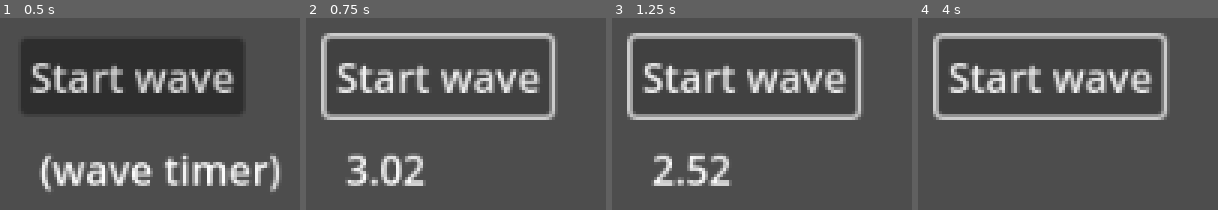
Above: before the commit, frames 1-4 (left to right).
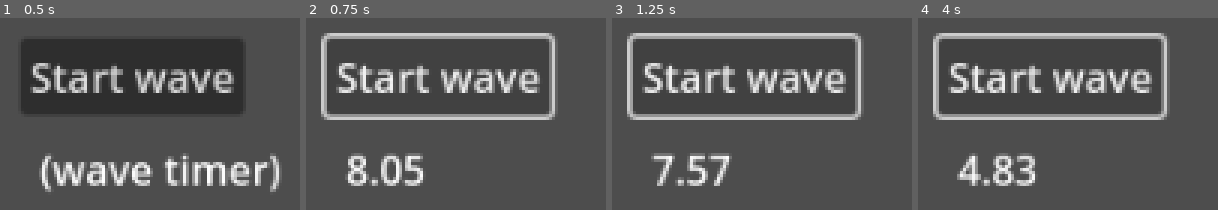
Above: after the commit, the same moments.

Repository: sjerpsthomas/lewe-game-jam
Game: Godot game, scene res://world/world.tscn
The game is run twice, just before and just after one commit, with the same random seed, the same clock (stepped at 60 frames per second) and the same inputs.
Inputs:
- Up to frame 1 (0.5 s): no input
- Up to frame 2 (0.75 s): click "Start wave" at 0.5 s
- Up to frame 3 (1.25 s): no input
- Up to frame 4 (4 s): click "Start wave" at 1.25 s; click "Start wave" at 2 s; tap Enter at 2.75 s; tap Space at 3.5 s

Frame 1 is identical in both runs. In frame 2, 1.0% of the frame differs, in the area x 13-40%, y 71-88%; in frame 3, 1.2%; in frame 4, 2.5%, in the area x 13-39%, y 70-88%.

Commit message:
Add initial wave file execution

Diff:
--- a/wave_file/wave_file.gd
+++ b/wave_file/wave_file.gd
@@ -30,7 +30,7 @@
 		# enable waiting
 		if enemy_path == "*":
 			subwave.enemy = null
-			subwave.count = 0
+			subwave.count = 1
 			subwave.delta = float(line_data[1])
 		else:
 			subwave.enemy = load("res://" + enemy_path)
--- a/world/world.gd
+++ b/world/world.gd
@@ -16,7 +16,7 @@
 
 var state := State.IDLE
 
-var wave_timer: float
+var subwave_timer: float
 
 
 # -
@@ -43,16 +43,29 @@
 	timer_label.visible = true
 
 	wave_file = WaveFile.new(wave_file_path)
-	wave_timer = wave_file.get_total_time()
-	print(wave_timer)
 
 # -
 func _process_active(delta: float) -> void:
-	wave_timer -= delta
+	timer_label.text = "%.2f" % (wave_file.get_total_time() - subwave_timer)
 
-	timer_label.text = "%.2f" % wave_timer
+	var subwave = wave_file.subwaves[0]
 
-	if wave_timer <= 0:
+	# repeat waiting
+	subwave_timer += delta
+	if subwave_timer >= subwave.delta:
+		subwave.count -= 1
+		subwave_timer = 0
+
+		if subwave.enemy:
+			print(subwave.enemy.resource_path)
+		else:
+			print("wait")
+
+		# remove subwave
+		if subwave.count == 0:
+			wave_file.subwaves.pop_front()
+
+	if wave_file.subwaves.is_empty():
 		_goto_idle()
 
 
